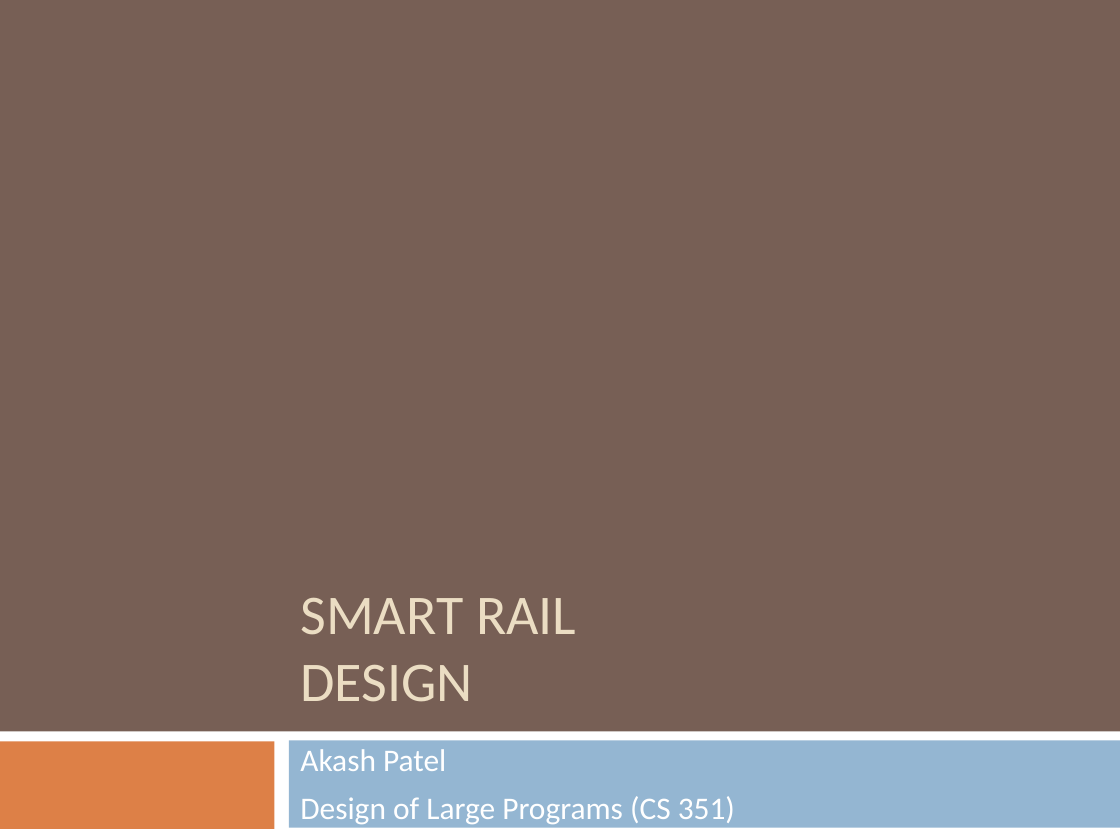
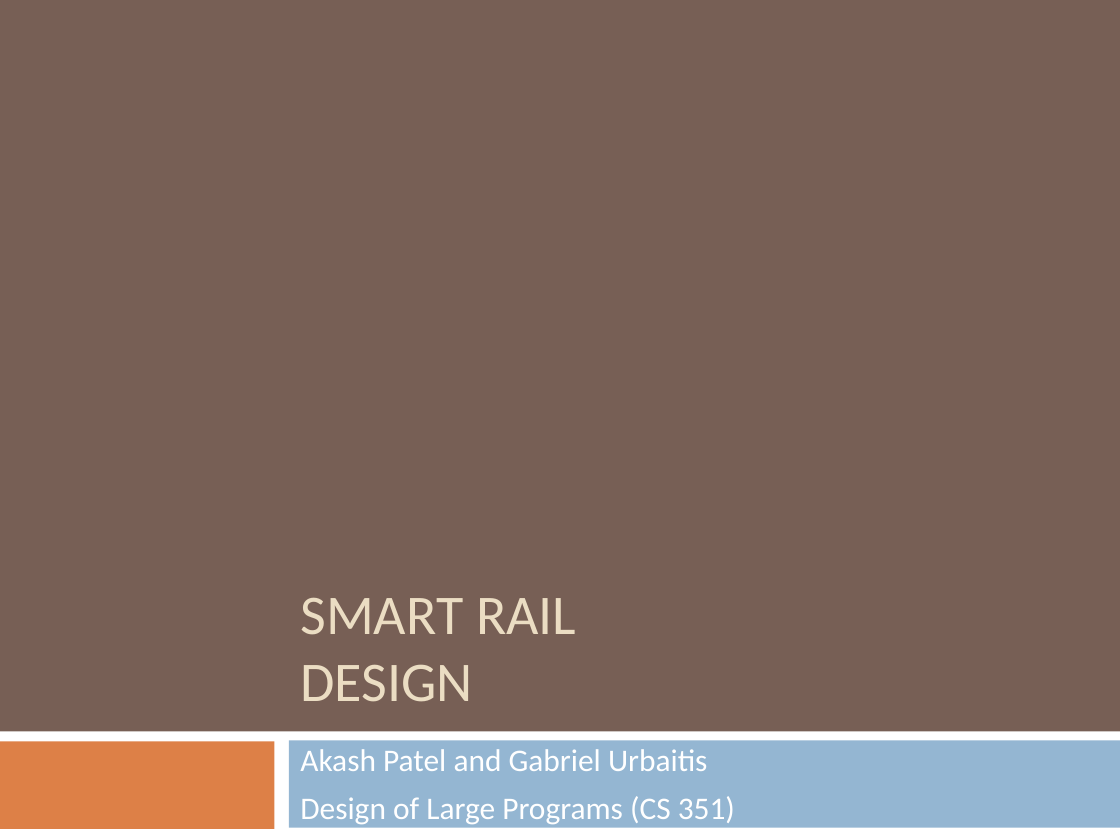
Before and after one commit to gvurbaitis/SmartRail, a slide deck: slide 1 of doc/smart_rail_design.pptx. Drawn at 1120x840 pixels with LibreOffice and Linux fonts; fonts in the diff are those of the drawing. Boxes give left, top, right and bottom in pixels: in the first picture for what was removed or moved away, otherwise in the second. Text is boxed around its words. In the diff, an @@ line names an element or a change of style, - is before the commit and + after.

```diff
--- a/doc/smart_rail_design.pptx
+++ b/doc/smart_rail_design.pptx
@@ subtitle at [300, 749, 708, 771]: text changed @@
-Akash Patel
+Akash Patel and Gabriel Urbaitis
```
Also in this commit, not shown: 3 other slides changed, 12 other files.
